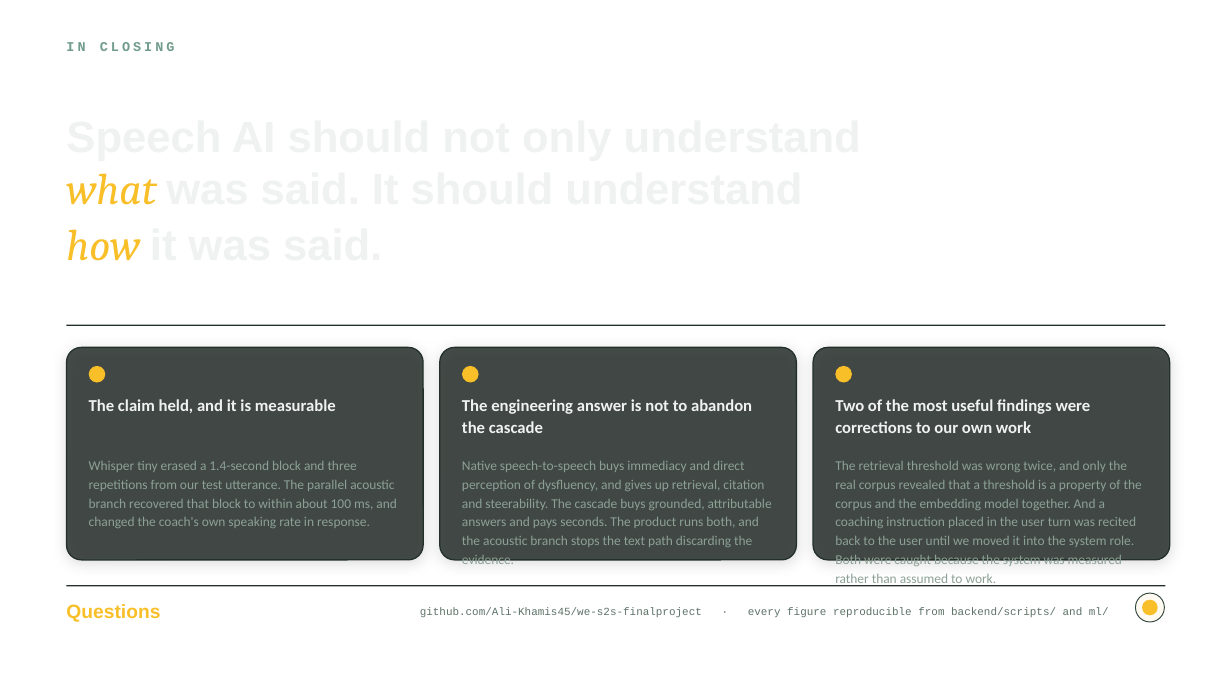
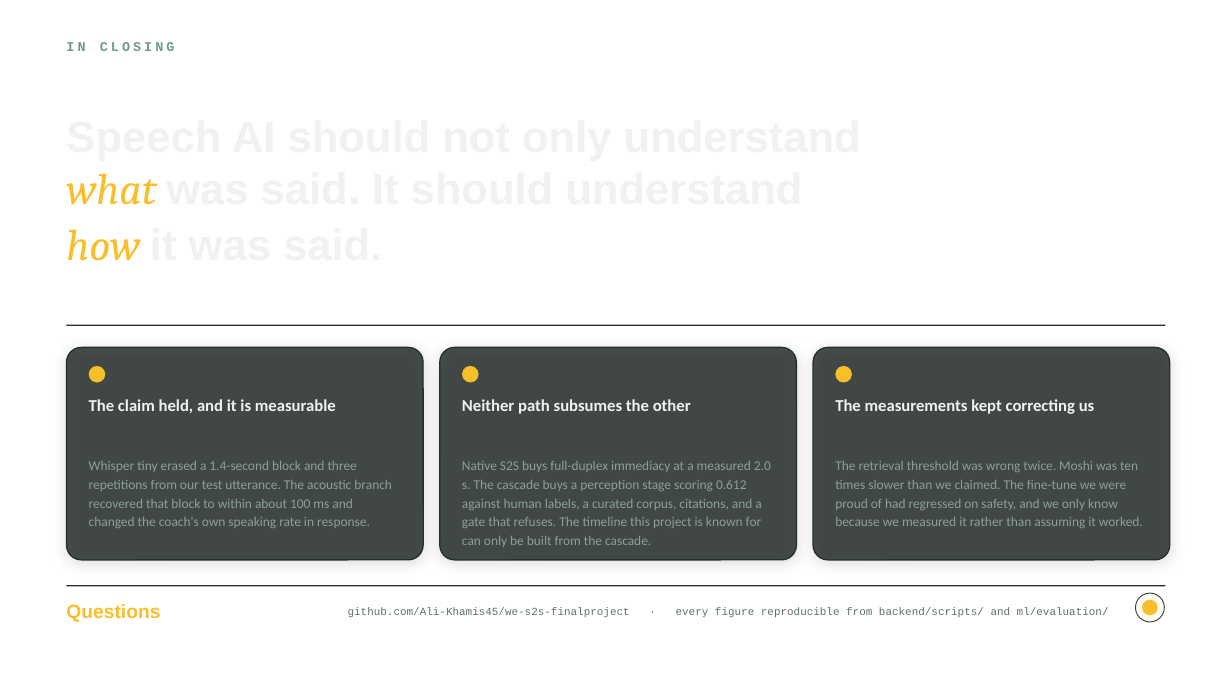
Before and after one commit to Ali-Khamis45/we-s2s-finalproject, a slide deck: slide 27 of docs/presentation/Speech-Confidence-Coach.pptx (slide 26 before the commit). Drawn at 1232x693 pixels with LibreOffice and Linux fonts; fonts in the diff are those of the drawing; background and template pictures are left out. Boxes give left, top, right and bottom in pixels: in the first picture for what was removed or moved away, otherwise in the second. Text is boxed around its words. In the diff, an @@ line names an element or a change of style, - is before the commit and + after.

```diff
--- a/docs/presentation/Speech-Confidence-Coach.pptx
+++ b/docs/presentation/Speech-Confidence-Coach.pptx
@@ text at [462, 399, 691, 414]: text changed @@
-The engineering answer is not to abandon the cascade
+Neither path subsumes the other
@@ text at [835, 399, 1095, 414]: text changed @@
-Two of the most useful findings were corrections to our own work
+The measurements kept correcting us
@@ text at [89, 461, 392, 528]: text changed @@
-Whisper tiny erased a 1.4-second block and three repetitions from our test utterance. The parallel acoustic branch recovered that block to within about 100 ms, and changed the coach's own speaking rate in response.
+Whisper tiny erased a 1.4-second block and three repetitions from our test utterance. The acoustic branch recovered that block to within about 100 ms and changed the coach's own speaking rate in response.
@@ text at [462, 461, 771, 547]: text changed @@
-Native speech-to-speech buys immediacy and direct perception of dysfluency, and gives up retrieval, citation and steerability. The cascade buys grounded, attributable answers and pays seconds. The product runs both, and the acoustic branch stops the text path discarding the evidence.
+Native S2S buys full-duplex immediacy at a measured 2.0 s. The cascade buys a perception stage scoring 0.612 against human labels, a curated corpus, citations, and a gate that refuses. The timeline this project is known for can only be built from the cascade.
@@ text at [835, 461, 1143, 528]: text changed @@
-The retrieval threshold was wrong twice, and only the real corpus revealed that a threshold is a property of the corpus and the embedding model together. And a coaching instruction placed in the user turn was recited back to the user until we moved it into the system role. Both were caught because the system was measured rather than assumed to work.
+The retrieval threshold was wrong twice. Moshi was ten times slower than we claimed. The fine-tune we were proud of had regressed on safety, and we only know because we measured it rather than assuming it worked.
@@ text at [348, 607, 1109, 618]: text changed @@
-github.com/Ali-Khamis45/we-s2s-finalproject · every figure reproducible from backend/scripts/ and ml/
+github.com/Ali-Khamis45/we-s2s-finalproject · every figure reproducible from backend/scripts/ and ml/evaluation/
```
Also in this commit, not shown: 39 other slides changed, 3 slides added, 1 other file.
